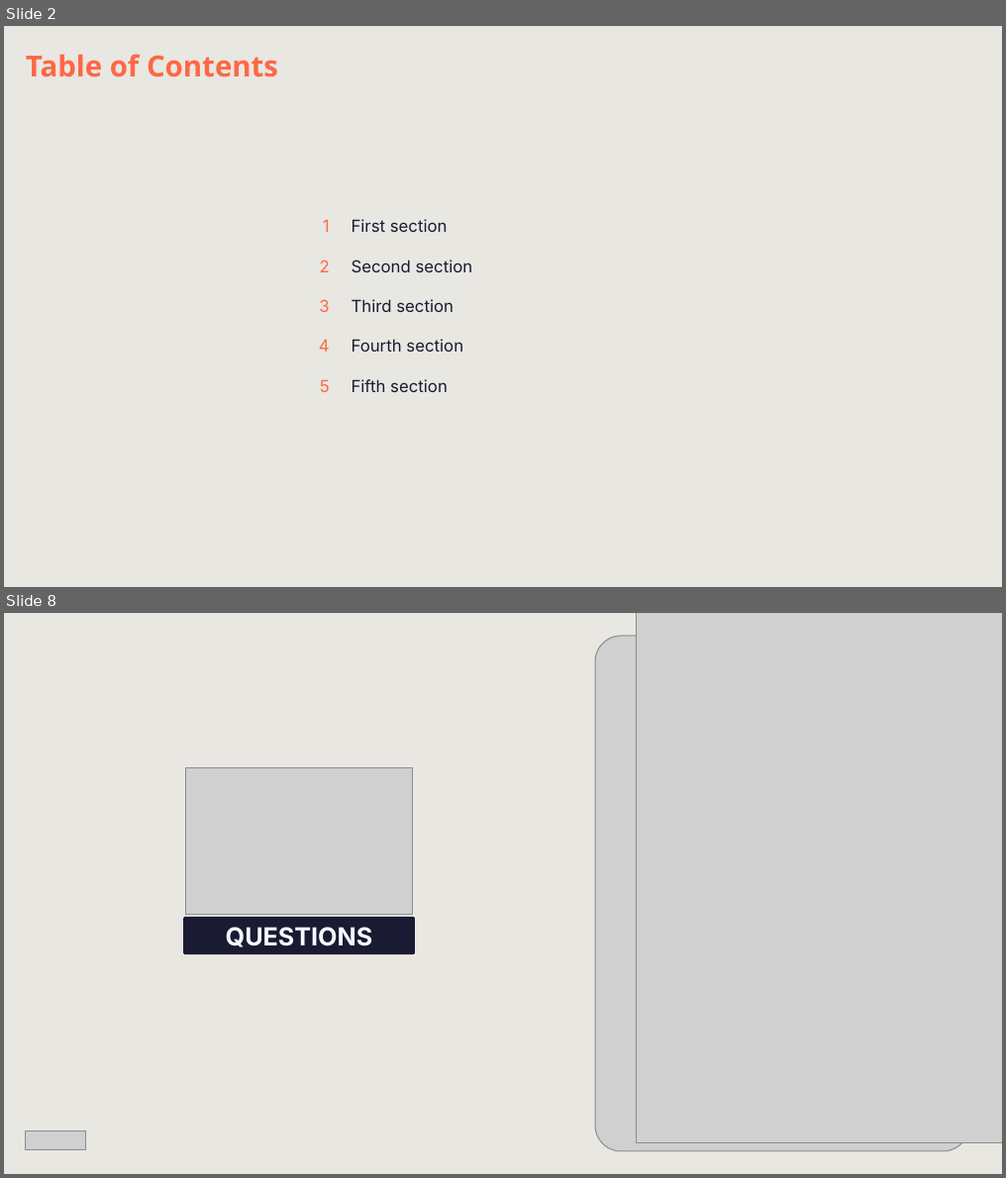
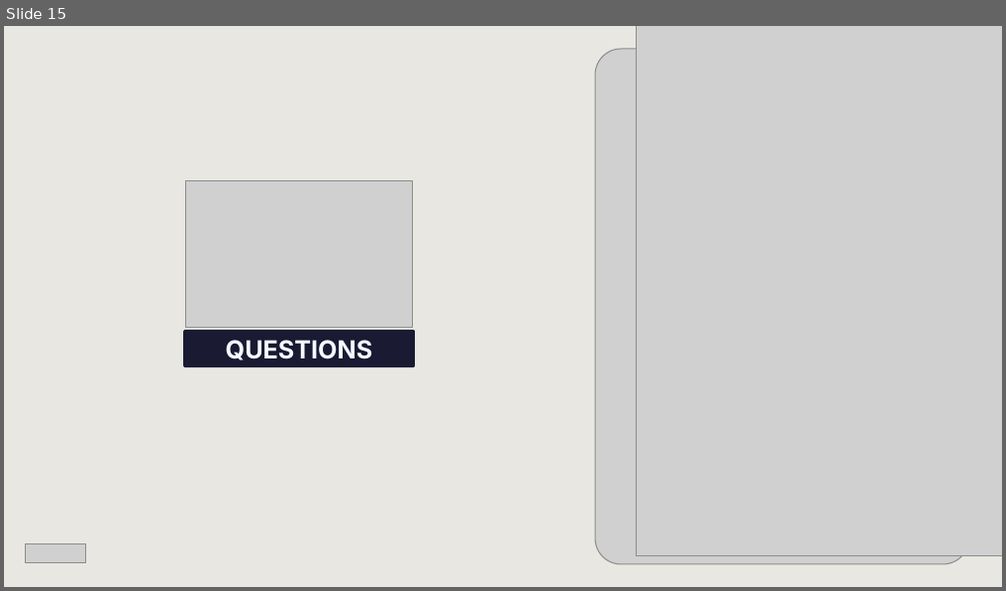
Before and after one commit to DataScientest-Studio/jun26bde-job-market, a slide deck: docs/defence/Defence.pptx. Shown one above the other, each under a label of ours: slides 2 and 8 before the commit, slide 15 after it; the slides between them are not shown. The pictures are 1006x1178 and 1006x591 pixels, drawn with LibreOffice and Linux fonts; fonts in the diff are those of the drawing; grey boxes stand for pictures; background and template pictures are left out. Boxes give left, top, right and bottom in pixels: in the first picture for what was removed or moved away, otherwise in the second. Text is boxed around its words. In the diff, an @@ line names an element or a change of style, - is before the commit and + after.

Commit message:
Documentation (#52)
* Add first draft of report

* Make first version of docu

* Add Elasticsearch to the diagrams

* Add Swagger images

* Add slide "Full-Text Search with Elasticsearch"

* Add images for slides for freshness, classification and ES

* Shorten the first 3 sections of the report

* Make an image not take up a whole page in the report

* Shorten the section Data Access and Visualisation in the report

* Shorten Data Access and Visualisation

* Shorten section Monitoring and Reliability

* Shorten last sections in the report

* Fix some textt/path-slements

* Add slide for Arbeitsagentur API

* Reformulate a sentence

* Finish report

* Update Readme

* Finalize defence presentation

* Fix grafana dashboard

* Fix Grafana and Airflow

* Add names to the presentation

---------

```diff
--- a/docs/defence/Defence.pptx
+++ b/docs/defence/Defence.pptx
@@ slide 2 removed at (4, 26, 1002, 587), background #E8E7E1 @@
@@ title removed at (26, 54, 278, 77) @@
-Table of Contents
@@ title removed at (319, 220, 330, 392) @@
-1
-2
-3
-4
-5
@@ title removed at (351, 219, 473, 392) @@
-First section
-Second section
-Third section
-Fourth section
-Fifth section
@@ what was slide 8 is now slide 15 @@
```
Also in this commit, not shown: 5 slides changed, 9 slides added, 1 other slide removed, 33 other files.
